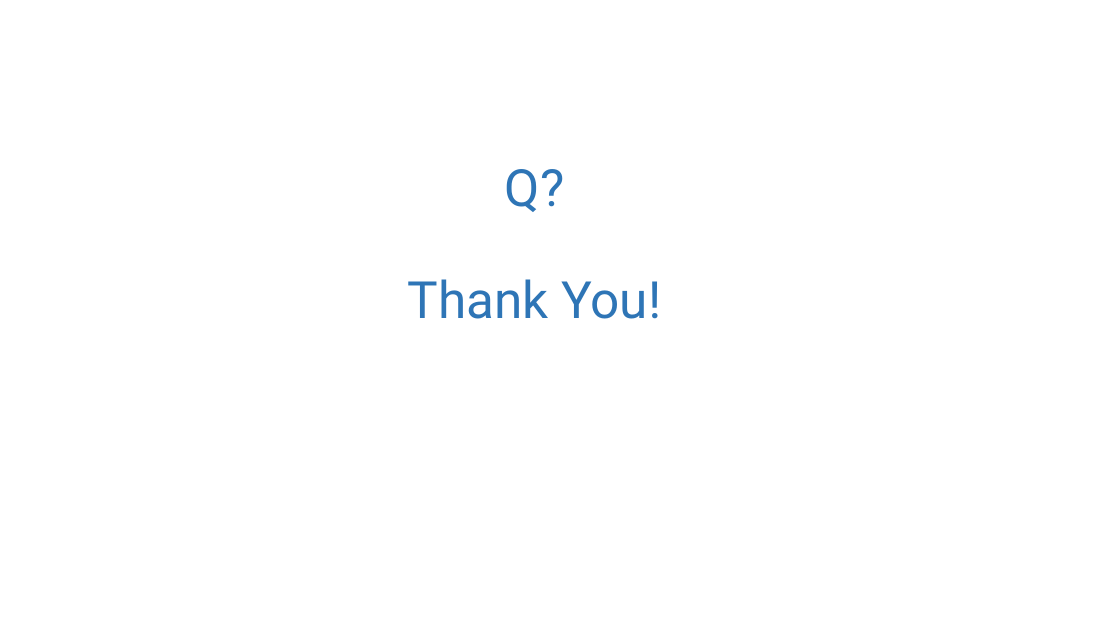
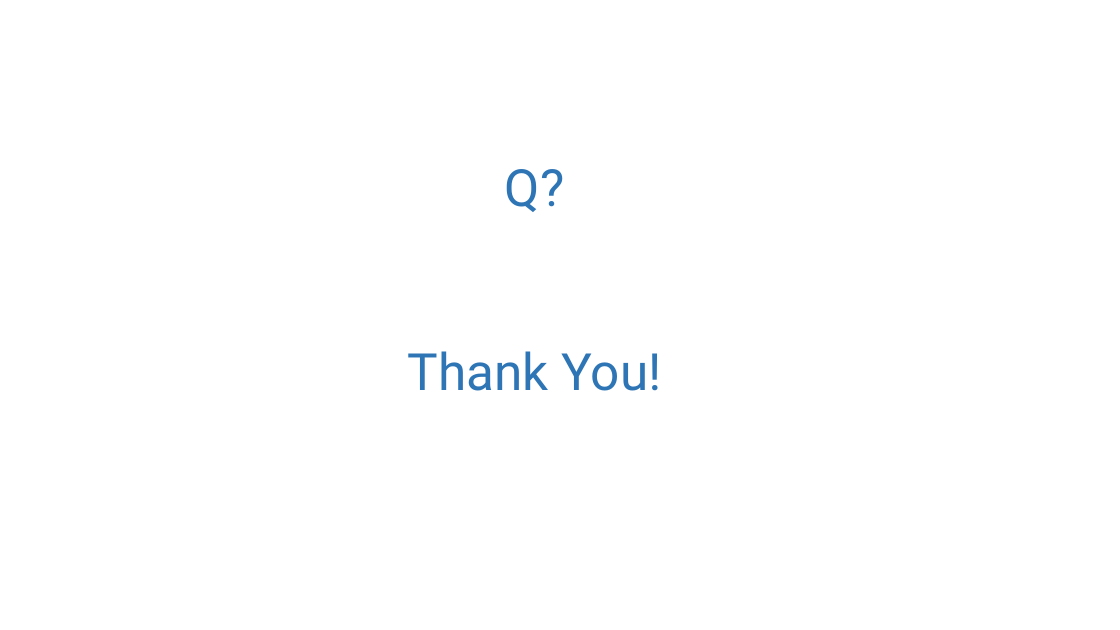
Before and after one commit to michaellif/event-driven-microservices-example, a slide deck: slide 20 of MicroservicesTraining.pptx. Drawn at 1120x630 pixels with LibreOffice and Linux fonts; fonts in the diff are those of the drawing. Boxes give left, top, right and bottom in pixels: in the first picture for what was removed or moved away, otherwise in the second. Text is boxed around its words. In the diff, an @@ line names an element or a change of style, - is before the commit and + after.

```diff
--- a/MicroservicesTraining.pptx
+++ b/MicroservicesTraining.pptx
@@ text "Q?" rewrapped from box(408, 169, 661, 319) to box(408, 169, 661, 391) @@
```
Also in this commit, not shown: 19 other slides changed.
